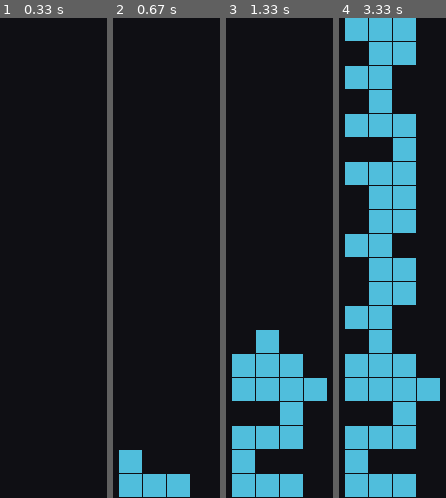
Above: before the commit, frames 1-4 (left to right).
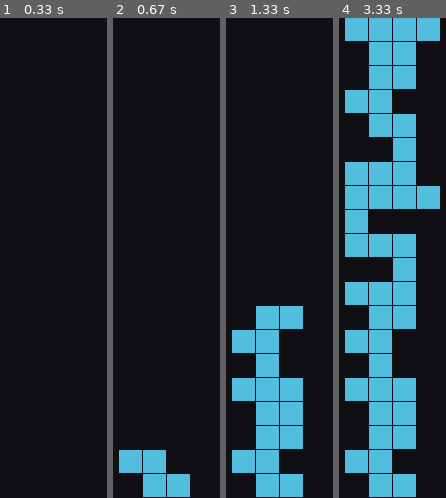
Above: after the commit, the same moments.

Repository: tomiya7688/kadoka_tetris_ai
Game: pygame game, started from src/tetris/main.py
The game is run twice, just before and just after one commit, with the same random seed, the same clock (stepped at 60 frames per second) and the same inputs.
Inputs:
- Up to frame 1 (0.33 s): no input
- Up to frame 2 (0.67 s): tap Space at 0.33 s
- Up to frame 3 (1.33 s): tap Space at 0.73, 1.03, 1.23 s
- Up to frame 4 (3.33 s): tap Space at 1.57, 1.87, 2.07, 2.37, 2.63, 2.97, 3.27 s

Frame 1 is identical in both runs. In frame 2, 2.1% of the frame differs, in the area x 5-50%, y 90-100%; in frame 3, 10%; in frame 4, 24%, in the area x 5-95%, y 0-100%.

Commit message:
Add visible NEXT queue to game state

Diff:
--- a/src/tetris/core/game_state.py
+++ b/src/tetris/core/game_state.py
@@ -2,34 +2,110 @@
 from .bag import SevenBag
 from .board import Board
 from .tetromino import PieceType, Tetromino
+
+
 class GameState:
-    def __init__(self, seed=None, width=10, visible_height=20, hidden_rows=2):
-        self.board=Board(width,visible_height,hidden_rows); self.bag=SevenBag(seed); self.active=None; self.hold=None; self.hold_used=False; self.game_over=False; self.lines=0; self.spawn()
+    def __init__(
+        self,
+        seed=None,
+        width=10,
+        visible_height=20,
+        hidden_rows=2,
+        next_count=5,
+    ):
+        if not isinstance(next_count, int) or isinstance(next_count, bool) or next_count < 0:
+            raise ValueError("next_count must be a nonnegative integer")
+
+        self.board = Board(width, visible_height, hidden_rows)
+        self.bag = SevenBag(seed)
+        self.next_count = next_count
+        self._next_queue = [next(self.bag) for _ in range(next_count)]
+        self.active = None
+        self.hold = None
+        self.hold_used = False
+        self.game_over = False
+        self.lines = 0
+        self.spawn()
+
+    @property
+    def next_pieces(self) -> tuple[PieceType, ...]:
+        return tuple(self._next_queue)
+
     def spawn(self):
-        self.active=ActivePiece(next(self.bag), (self.board.width-4)//2, 0)
-        if not self.board.can_place(Tetromino(self.active.kind,self.active.cells()),(self.active.x,self.active.y)): self.game_over=True
-    def _can(self,p): return self.board.can_place(Tetromino(p.kind,p.cells()),(p.x,p.y))
-    def move(self,dx,dy=0):
-        candidate=ActivePiece(self.active.kind,self.active.x+dx,self.active.y+dy,self.active.rotation)
-        if self._can(candidate): self.active=candidate; return True
+        if self._next_queue:
+            kind = self._next_queue.pop(0)
+            self._next_queue.append(next(self.bag))
+        else:
+            kind = next(self.bag)
+
+        self.active = ActivePiece(kind, (self.board.width - 4) // 2, 0)
+        if not self.board.can_place(
+            Tetromino(self.active.kind, self.active.cells()),
+            (self.active.x, self.active.y),
+        ):
+            self.game_over = True
+
+    def _can(self, piece):
+        return self.board.can_place(
+            Tetromino(piece.kind, piece.cells()),
+            (piece.x, piece.y),
+        )
+
+    def move(self, dx, dy=0):
+        candidate = ActivePiece(
+            self.active.kind,
+            self.active.x + dx,
+            self.active.y + dy,
+            self.active.rotation,
+        )
+        if self._can(candidate):
+            self.active = candidate
+            return True
         return False
-    def rotate(self,direction=1):
-        candidate=ActivePiece(self.active.kind,self.active.x,self.active.y,self.active.rotation+direction)
-        if self._can(candidate): self.active=candidate; return True
-        for dx in (-1,1,-2,2):
-            candidate.x=self.active.x+dx
-            if self._can(candidate): self.active=candidate; return True
+
+    def rotate(self, direction=1):
+        candidate = ActivePiece(
+            self.active.kind,
+            self.active.x,
+            self.active.y,
+            self.active.rotation + direction,
+        )
+        if self._can(candidate):
+            self.active = candidate
+            return True
+        for dx in (-1, 1, -2, 2):
+            candidate.x = self.active.x + dx
+            if self._can(candidate):
+                self.active = candidate
+                return True
         return False
+
     def hard_drop(self):
-        distance=0
-        while self.move(0,1): distance+=1
-        self.lock(); return distance
+        distance = 0
+        while self.move(0, 1):
+            distance += 1
+        self.lock()
+        return distance
+
     def lock(self):
-        self.board.lock(Tetromino(self.active.kind,self.active.cells()),(self.active.x,self.active.y)); self.lines+=self.board.clear_full_rows(); self.hold_used=False; self.spawn()
+        self.board.lock(
+            Tetromino(self.active.kind, self.active.cells()),
+            (self.active.x, self.active.y),
+        )
+        self.lines += self.board.clear_full_rows()
+        self.hold_used = False
+        self.spawn()
+
     def hold_piece(self):
-        if self.hold_used: return False
-        old=self.hold; self.hold=self.active.kind; self.hold_used=True
-        if old is None: self.spawn()
-        else: self.active=ActivePiece(old,(self.board.width-4)//2,0)
-        if not self._can(self.active): self.game_over=True
+        if self.hold_used:
+            return False
+        old = self.hold
+        self.hold = self.active.kind
+        self.hold_used = True
+        if old is None:
+            self.spawn()
+        else:
+            self.active = ActivePiece(old, (self.board.width - 4) // 2, 0)
+        if not self._can(self.active):
+            self.game_over = True
         return True
